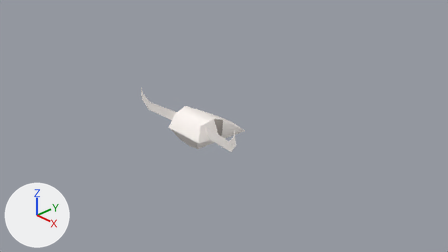
An edit to the Blender file models/bones.blend, drawn before and after from the same camera.
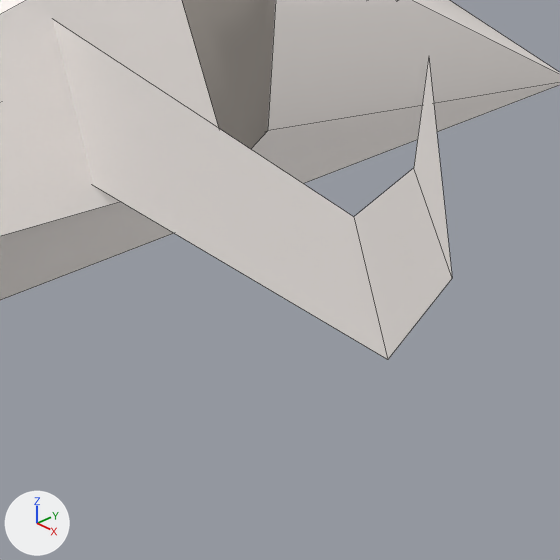
The first picture shows the older version from the file's camera 'Camera'. The close-ups show both versions on the part from 45% to 55% of the width and 49% to 66% of the height of that picture; other places that the commit changed are outside them. The lights are fixed; the arrows at lower left show +X, +Y and +Z. The close-ups show mesh edges as thin lines.

The older version as bpy lines, for what is in view:
```python
me_cubo_001 = bpy.data.meshes.new('Cubo.001')
me_cubo_001.from_pydata(...)  # 36 vertices, 24 faces; spans x -1.59..1.59, y -0.68..1.03, z 0.02..1.13
# faces by material slot: [16, 6, 2]
me_cubo_001.materials.append(mat_hi)  # white #fff9f5
me_cubo_001.materials.append(mat_hi_dual)  # white #fff9f5
me_cubo_001.materials.append(mat_eyes)  # grey #a49e97
# before: 7 (1.55, -0.64, 1.13) at pixel (428, 55), 8 (1.59, -0.63, 0.77) at pixel (452, 278), 9 (1.5, -0.63, 0.93) at pixel (413, 167), 10 (1.32, -0.57, 0.75) at pixel (353, 216), 11 (1.4, -0.58, 0.54) at pixel (387, 359)
# before: 12 (0.44, -0.41, 0.45), 13 (0.43, -0.42, 0.72)
ob_bone_lod = bpy.data.objects.new('bone_lod', me_cubo_001)
ob_bone_lod.location = (0.0, 0.0, 0.0)
```
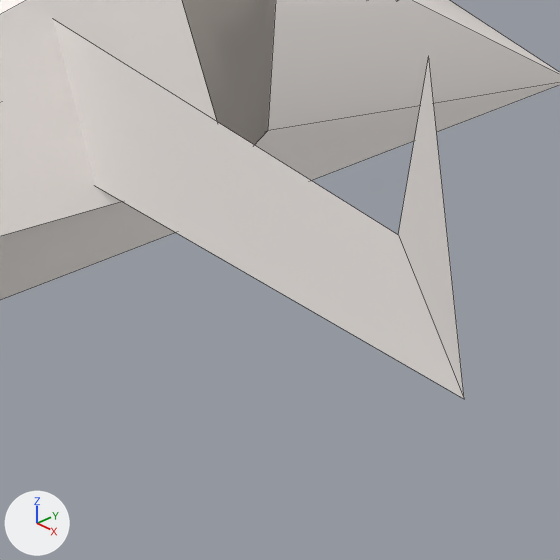
Edits to the bpy script that builds the scene:
```text
Change me_cubo_001:
    where me_cubo_001.from_pydata(...)  # 36 vertices, 24 faces; spans x -1.59..1.59, y -0.68..1.03, z 0.02..1.13
    used by ob_bone_lod; location = (0.0, 0.0, 0.0)
    verts and faces of me_cubo_001; kept vertices keep their numbers, new ones are numbered from 36
    me_cubo_001 part 1
    add delete_vertices([*range(8, 12)])  # with the faces that use them
    add verts[38] = (1.41, -0.56, 0.75)  # pixel (398, 234)
    add verts[39] = (1.57, -0.58, 0.54)  # pixel (464, 399)
    add faces += [(7, 39, 38), (12, 13, 38, 39)]  # mat_hi_dual (white #fff9f5)
```

Where the change shows, as pixel boxes (x1, y1, x2, y2) in the close-ups (560 x 560 px; the box of a moved part takes in the faces that stretch with it):
'bone_lod', reshaped
    before: (0, 0, 560, 360)
    after: (0, 0, 560, 399)
part 1 of me_cubo_001, moved or reshaped
    before: (53, 20, 452, 360)
    after: (53, 19, 464, 399)
